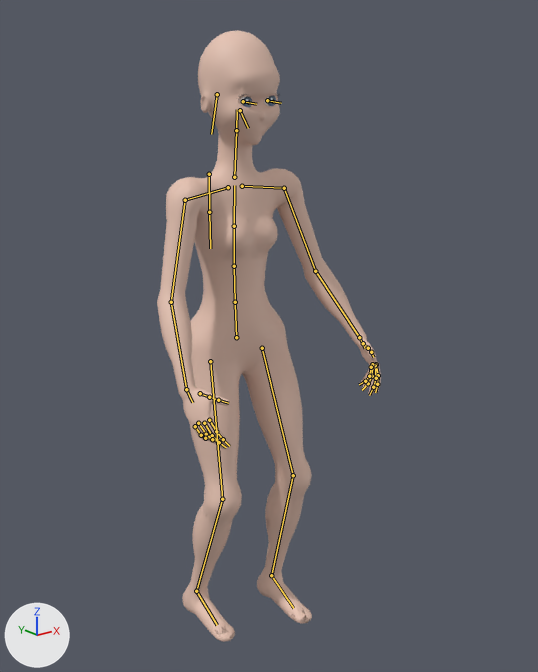
The glTF model characters/feyre/model/feyre.glb, before and after one commit.
Both versions are drawn from a 50 mm camera at (-1.121, -1.548, 1.461) aimed at (0.054, -0.079, 0.874). Arrows for +X, +Y and +Z are at lower left; the lights stay in place. The picture after the commit comes second. Both versions are drawn at frame 24 of the action 'idle'; the numbers are the values there. The bones that change, and the others that lie on the model, are drawn over the model as lines.

Names of what the first picture shows: 'Body', 'Body_LOD1' and 1 more.
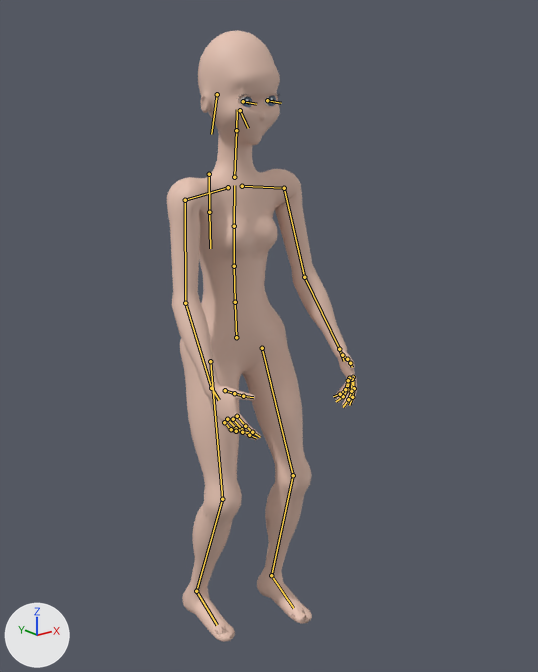
Boxes [x1, y1, x2, y2] around the edits, measured in the pictures (538 x 672 px):
'Body', posed (15% narrower): before [157, 30, 381, 642]; after [167, 30, 357, 642]
'Body_LOD1', posed (15% narrower): before [158, 30, 381, 642]; after [167, 30, 356, 642]
bone 'LeftUpperArm', root to tip: before (284, 188) to (315, 271); after (284, 188) to (304, 277)
bone 'RightUpperArm', root to tip: before (185, 200) to (171, 302); after (185, 200) to (185, 303)

The edits, one by one:
Bone 'LeftUpperArm' (bone_leftupperarm) turns from (-67, -12, -4) to (-77, -13, -3) degrees about its own x, y and z.
Bone 'RightUpperArm' (bone_rightupperarm) turns from (-67, 11, 4) to (-77, 11, 3) degrees about its own x, y and z.
